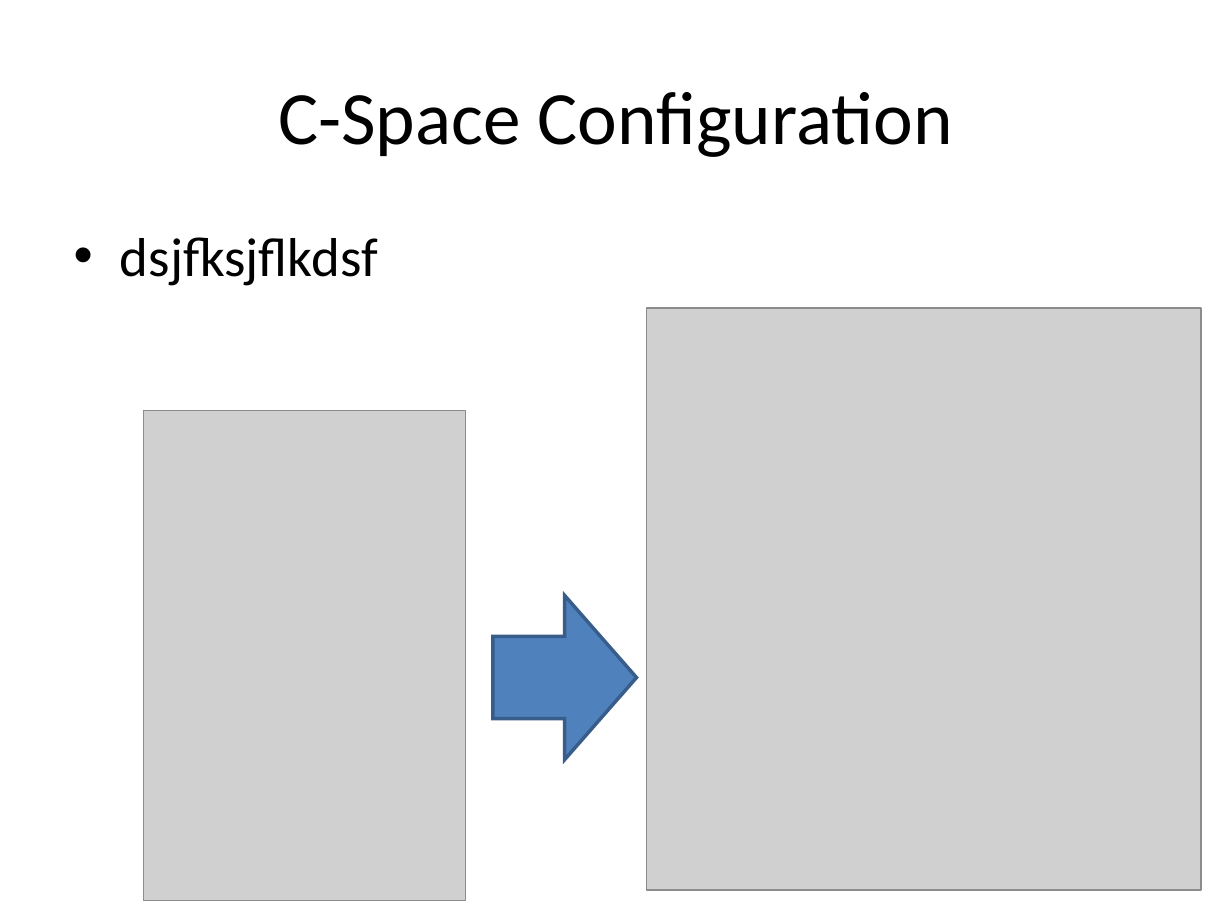
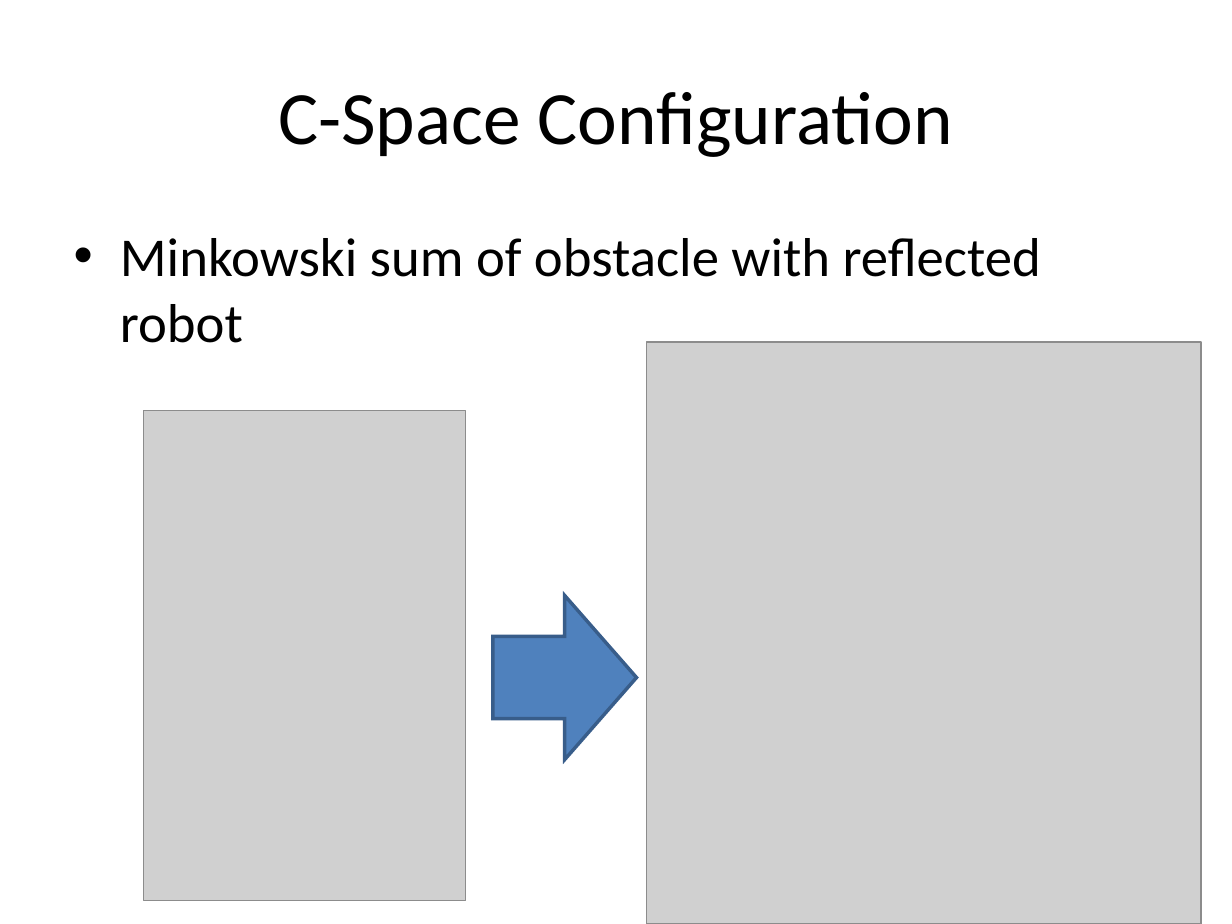
Before and after one commit to nforrester/6.141_labs, a slide deck: slide 5 of Other/Lab6/Lab 6.ppt. Drawn at 1232x924 pixels with LibreOffice and Linux fonts; fonts in the diff are those of the drawing; grey boxes stand for pictures. Boxes give left, top, right and bottom in pixels: in the first picture for what was removed or moved away, otherwise in the second. Text is boxed around its words. In the diff, an @@ line names an element or a change of style, - is before the commit and + after.

Commit message:
ppt done

```diff
--- a/Other/Lab6/Lab 6.ppt
+++ b/Other/Lab6/Lab 6.ppt
@@ text removed at (120,237,378,286) @@
-• dsjfksjflkdsf
@@ text added at (120,238,1041,343), 32 pt, text #000000 @@
+• Minkowski sum of obstacle with reflected robot
@@ picture: place and size @@
-picture at (647,308,1201,890)
+picture at (647,342,1201,924)
```
Also in this commit, not shown: 1 other slide changed, 1 slide added, 1 slide removed, 1 other file.
